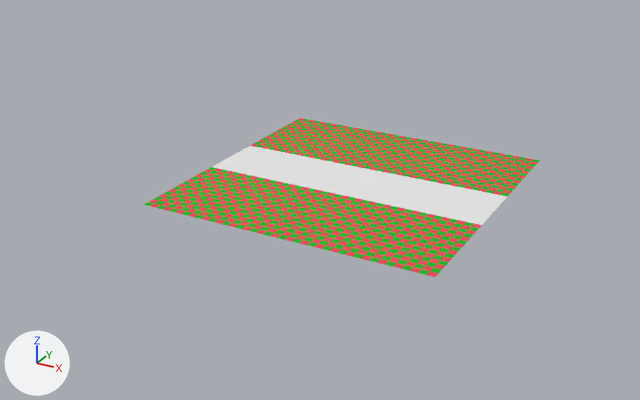
One commit to the Blender file basis.blend: the scene before it, then after it.
Rendered twice from a 50 mm camera at (49.9, -100.2, 46.2) aimed at (-4.5, -1.3, -3.2). Lighting does not change. The marker at lower left points along +X, +Y and +Z.
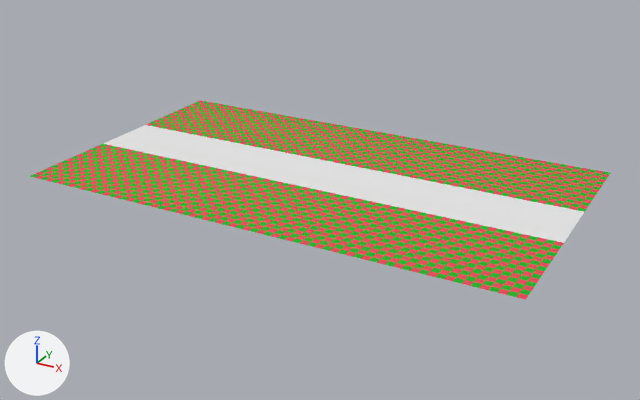
Changed parts and their boxes [x1, y1, x2, y2] in the pictures (640 x 400 px):
'Plane', reshaped (46% wider, 26% taller)
    before: [144, 118, 540, 277]
    after: [30, 100, 610, 300]
part 1 of me_plane, added
    after: [30, 100, 299, 205]
part 2 of me_plane, added
    after: [436, 160, 610, 300]

The edits, one by one:
me_plane is used by ob_plane; location (0.0, 0.0, 0.0).
me_plane had 1312 vertices, 1204 faces and spanned x -20.0..20.0, y -20.0..20.0, z 0.0.
me_plane now has 2272 vertices, 2107 faces and spans x -40.0..30.0, y -20.0..20.0, z 0.0.
me_plane part 1: 640 vertices added at x -40.0..-21.0, y -20.0..20.0, z 0.0.
me_plane part 2: 320 vertices added at x 21.0..30.0, y -20.0..20.0, z 0.0.
